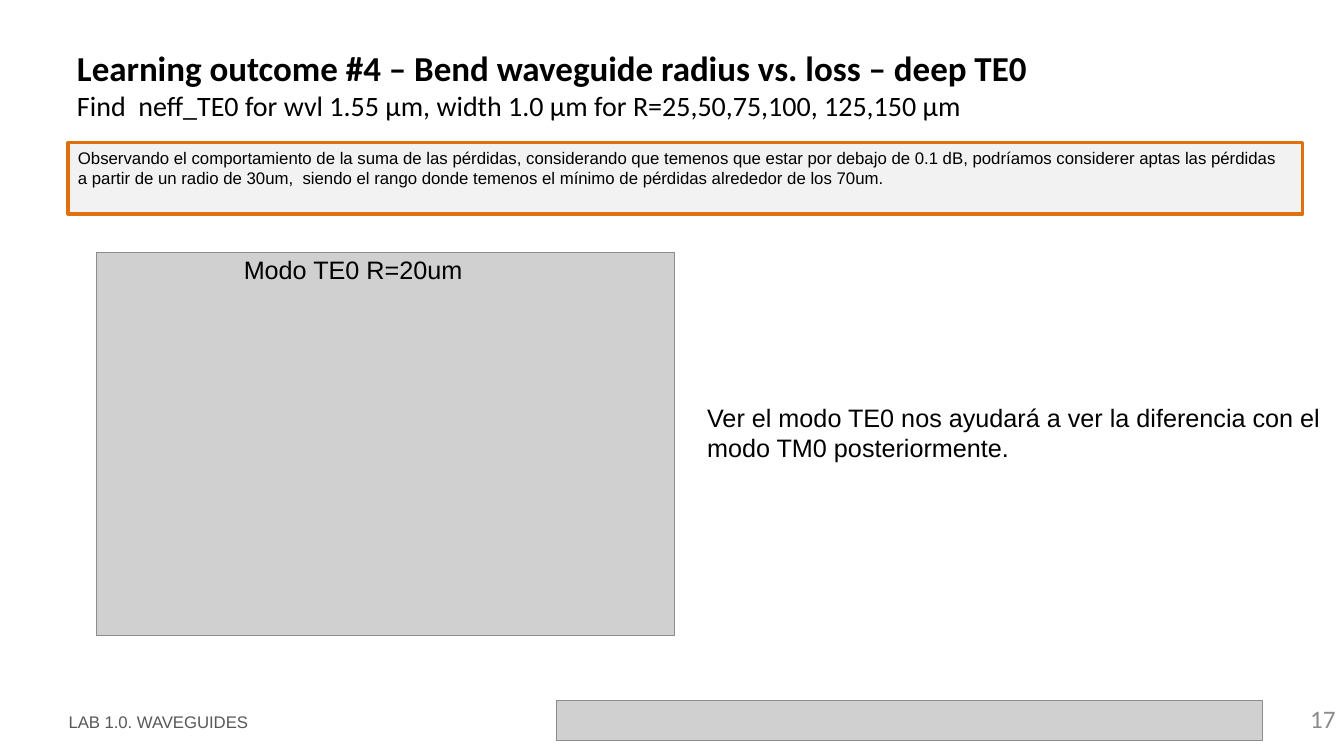
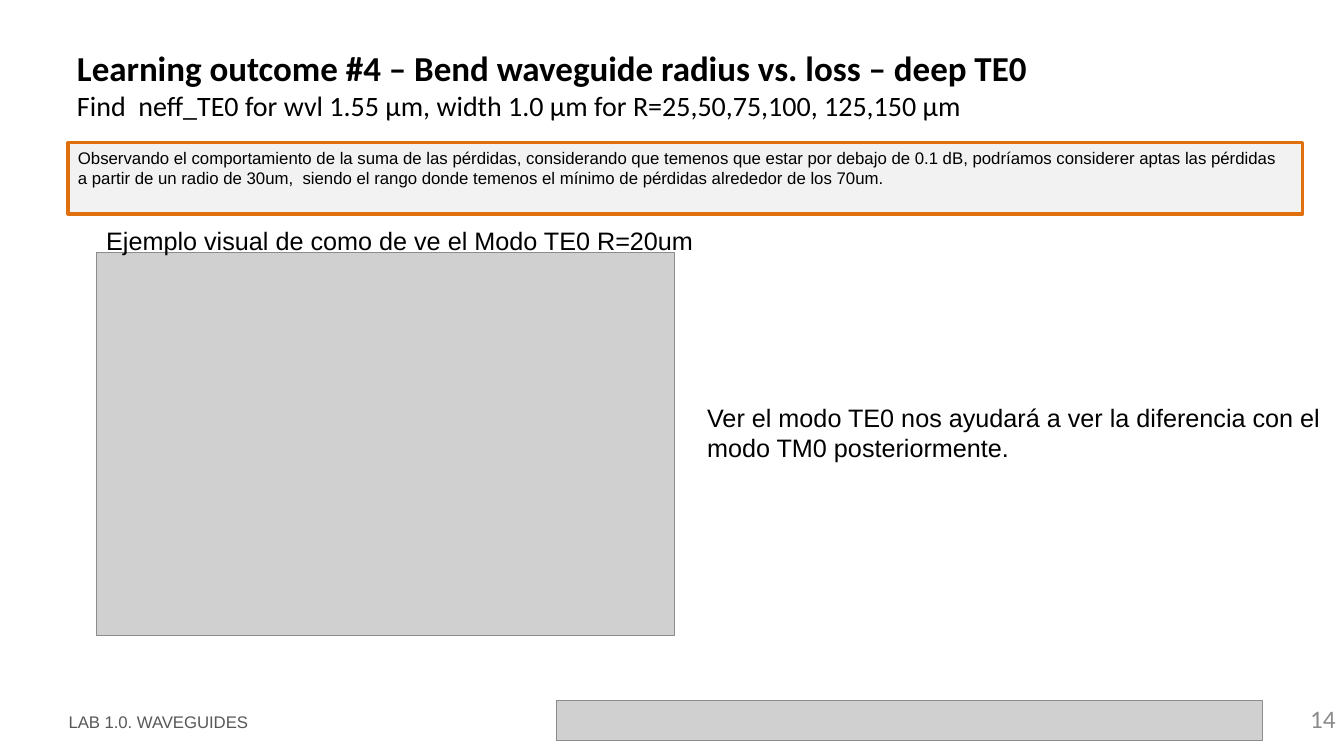
Before and after one commit to RobertoFernandezSevilla/pic-upv-lab1, a slide deck: slide 14 of LabBook_10.pptx (slide 17 before the commit). Drawn at 1344x756 pixels with LibreOffice and Linux fonts; fonts in the diff are those of the drawing; grey boxes stand for pictures; background and template pictures are left out. Boxes give left, top, right and bottom in pixels: in the first picture for what was removed or moved away, otherwise in the second. Text is boxed around its words. In the diff, an @@ line names an element or a change of style, - is before the commit and + after.

```diff
--- a/LabBook_10.pptx
+++ b/LabBook_10.pptx
@@ text at (106, 231, 693, 255): text changed @@
-Modo TE0 R=20um
+Ejemplo visual de como de ve el Modo TE0 R=20um
@@ page number at (1310, 712, 1336, 728): text changed @@
-17
+14
```
Also in this commit, not shown: 9 other slides changed, 4 slides removed, 1 other file.
